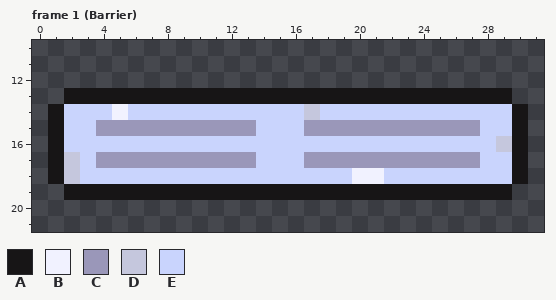
File history of a pixel-art file, assets/tiles/tile.aseprite. Above, as it was before the edit.
32x32 pixels, 8 frames. Shown: frame 1 (Barrier): x 0..31, y 10..21.
Palette (. is transparent): A #171516  B #f1f2ff  C #9a97b9  D #c5c7dd  E #c9d4fd
Pixels before, frame 1 (Barrier), first column x 1:
13 .AAAAAAAAAAAAAAAAAAAAAAAAAAAA.
14 AEEEBEEEEEEEEEEEDEEEEEEEEEEEEA
15 AEECCCCCCCCCCEEECCCCCCCCCCCEEA
16 AEEEEEEEEEEEEEEEEEEEEEEEEEEEDA
17 ADECCCCCCCCCCEEECCCCCCCCCCCEEA
18 ADEEEEEEEEEEEEEEEEEBBEEEEEEEEA
19 .AAAAAAAAAAAAAAAAAAAAAAAAAAAA.
After the commit:
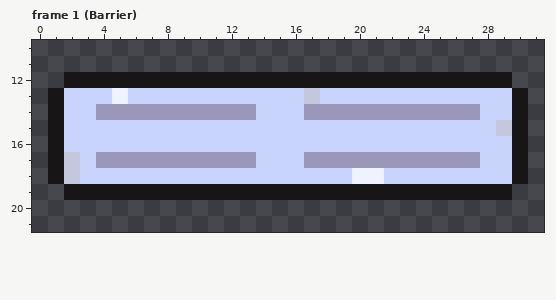
The edit:
Changed rows in their new state; - is an unchanged pixel.
Frame 1 (Barrier):
first column x 1:
12 -AAAAAAAAAAAAAAAAAAAAAAAAAAAA-
13 AEEEBEEEEEEEEEEEDEEEEEEEEEEEEA
14 ---CCCCCCCCCC---CCCCCCCCCCC---
15 ---EEEEEEEEEE---EEEEEEEEEEE-D-
16 ----------------------------E-
